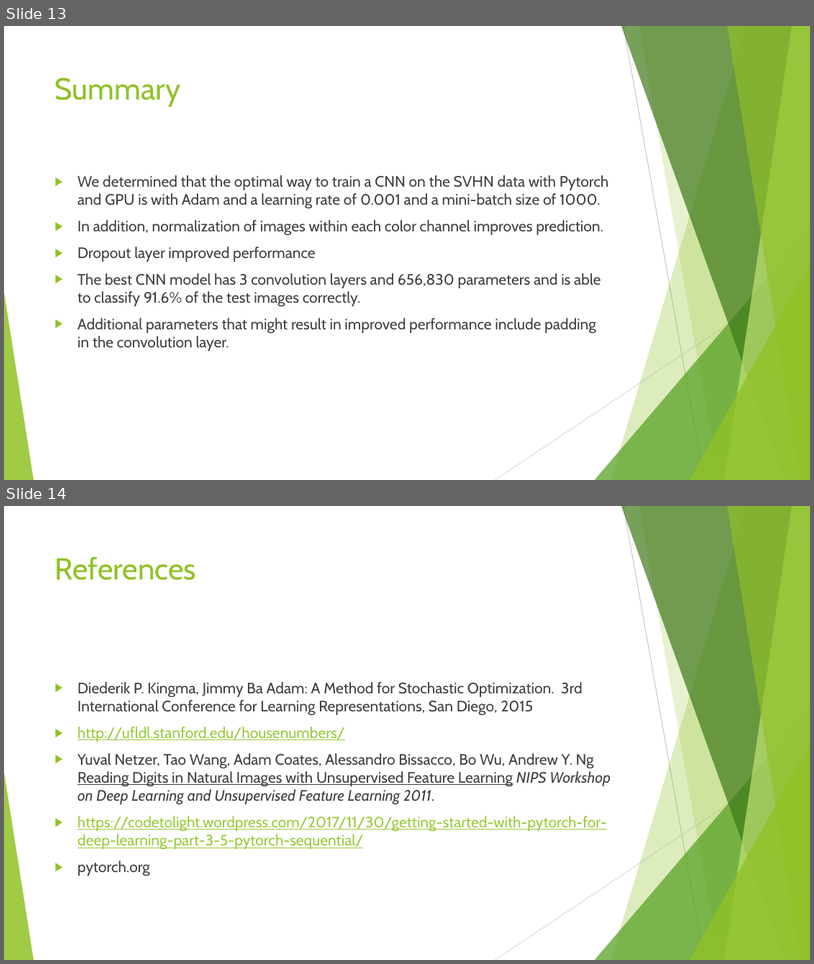
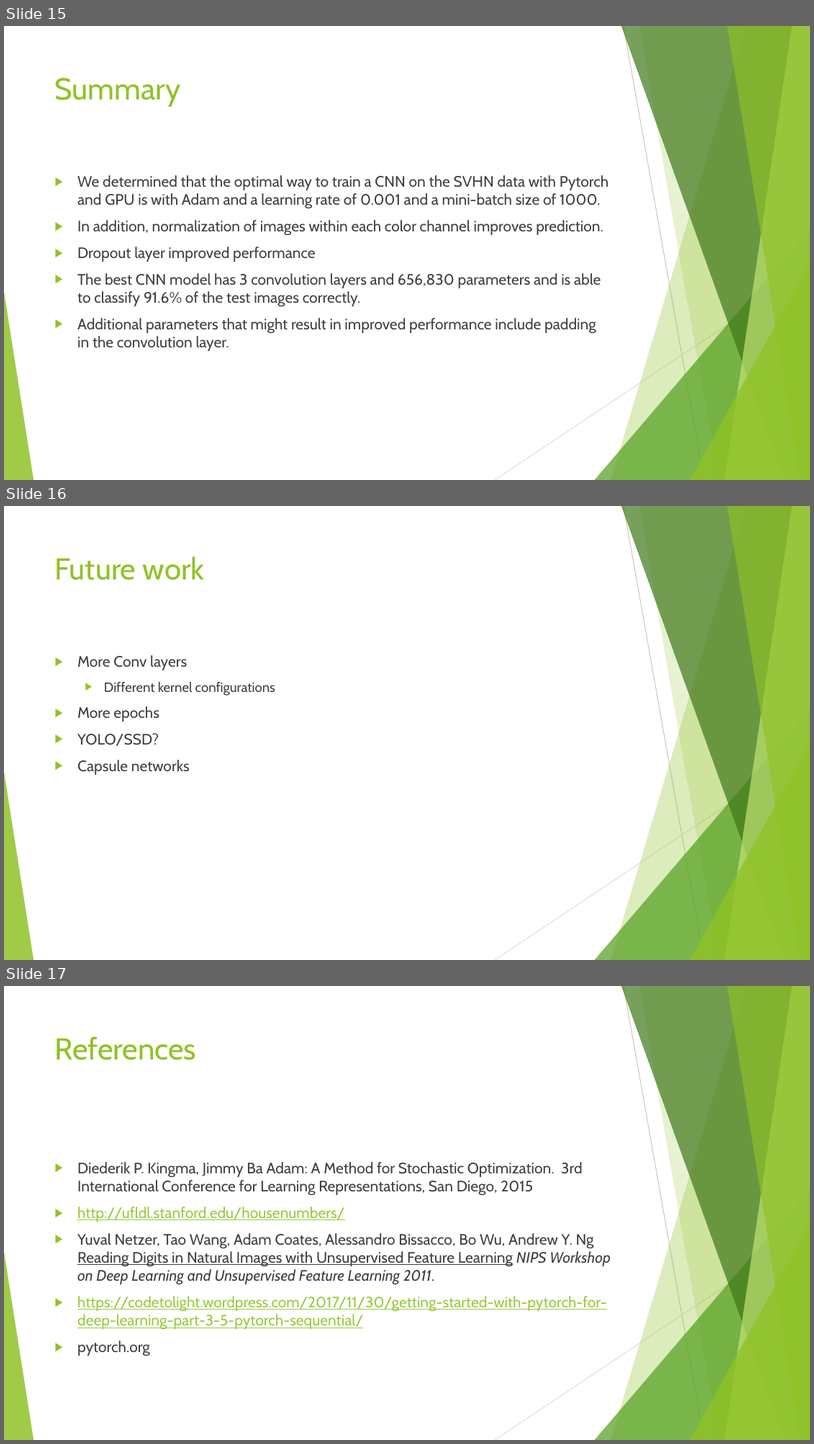
Before and after one commit to josephhaaga/Final-Project-Group6, a slide deck: Final-Group-Presentation/final group presentation.pptx. Shown one above the other, each under a label of ours: slides 13 and 14 before the commit, slides 15, 16 and 17 after it. The pictures are 814x964 and 814x1444 pixels, drawn with LibreOffice and Linux fonts; fonts in the diff are those of the drawing. Boxes give left, top, right and bottom in pixels: in the first picture for what was removed or moved away, otherwise in the second. Text is boxed around its words. In the diff, an @@ line names an element or a change of style, - is before the commit and + after.

```diff
--- a/Final-Group-Presentation/final group presentation.pptx
+++ b/Final-Group-Presentation/final group presentation.pptx
@@ slide 16 added at [4,506,810,960], background #FFFFFF; not listed: 10 template elements that a slide beside it also shows @@
@@ title added at [55,556,205,580], 36 pt, text #90C226 @@
+Future work
@@ text added at [77,655,275,775], 18 pt, text #404040 @@
+▶ More Conv layers
+  ▶ Different kernel configurations
+▶ More epochs
+▶ YOLO/SSD?
+▶ Capsule networks
@@ what was slide 13 is now slide 15 @@
@@ what was slide 14 is now slide 17 @@
```
Also in this commit, not shown: 1 slide changed, 2 other slides added, 2 other files.
